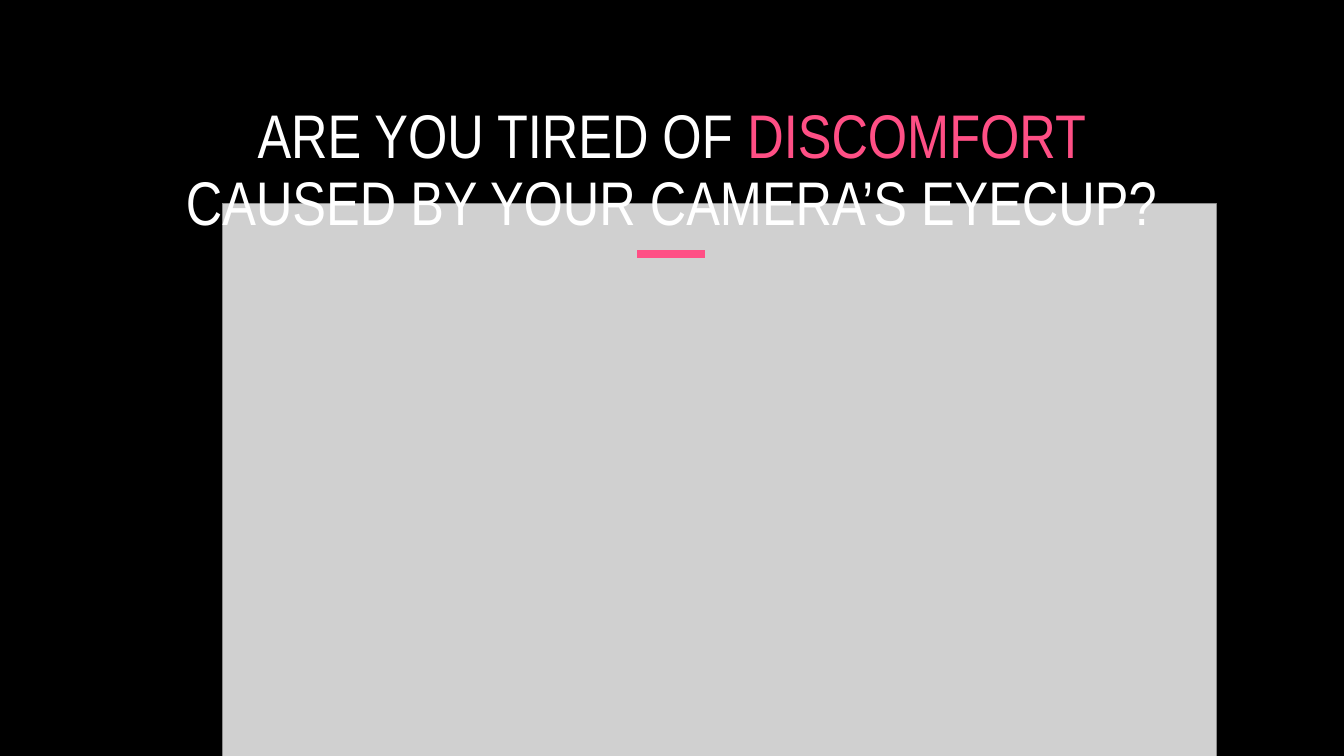
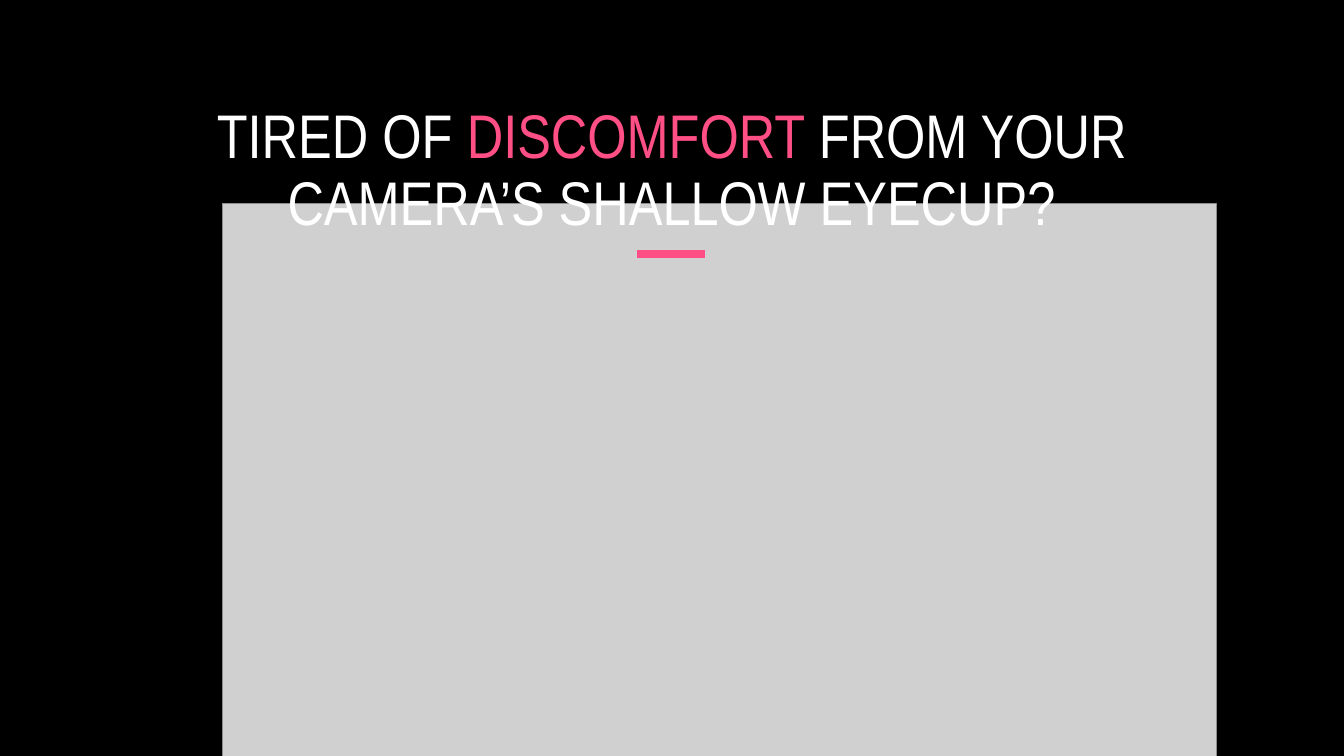
Before and after one commit to papillon-des-ombres/Nikon-D3400-DK-25-Extension, a slide deck: slide 1 of Promo.pptx. Drawn at 1344x756 pixels with LibreOffice and Linux fonts; fonts in the diff are those of the drawing; grey boxes stand for pictures. Boxes give left, top, right and bottom in pixels: in the first picture for what was removed or moved away, otherwise in the second. Text is boxed around its words. In the diff, an @@ line names an element or a change of style, - is before the commit and + after.

```diff
--- a/Promo.pptx
+++ b/Promo.pptx
@@ title at <box>217,115,1127,225</box>: text changed @@
-ARE YOU TIRED OF DISCOMFORT
-CAUSED BY YOUR CAMERA’S EYECUP?
+TIRED OF DISCOMFORT FROM YOUR
+CAMERA’S SHALLOW EYECUP?
```
Also in this commit, not shown: 2 slides added, 1 slide removed, 10 other files.
